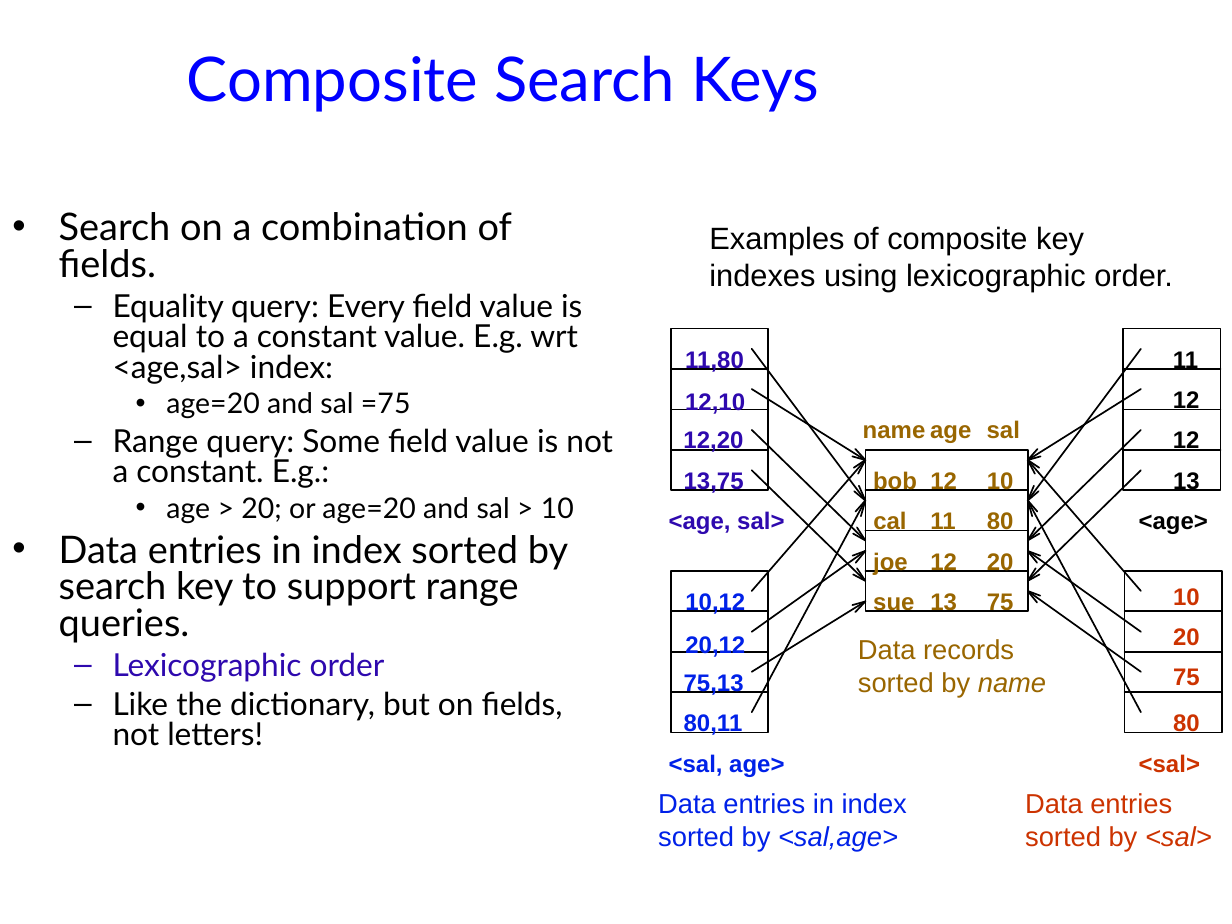
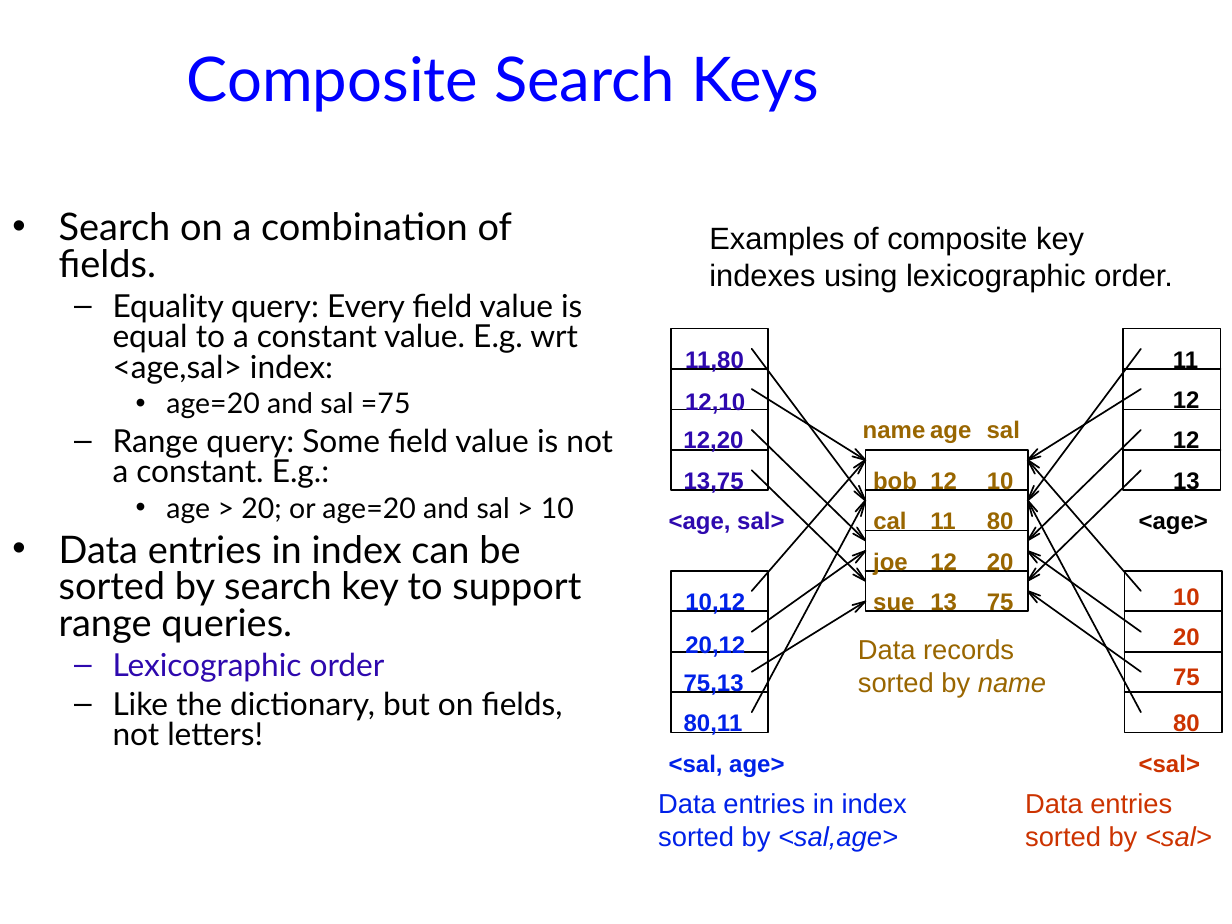
Before and after one commit to jhellerstein/cs186-09, a slide deck: slide 23 of lecs/05-FilesIndexes.ppt. Drawn at 1232x924 pixels with LibreOffice and Linux fonts; fonts in the diff are those of the drawing; background and template pictures are left out. Boxes give left, top, right and bottom in pixels: in the first picture for what was removed or moved away, otherwise in the second. Text is boxed around its words. In the diff, an @@ line names an element or a change of style, - is before the commit and + after.

```diff
--- a/lecs/05-FilesIndexes.ppt
+++ b/lecs/05-FilesIndexes.ppt
@@ text at (x1=59, y1=535, x2=581, y2=643): text changed @@
-• Data entries in index sorted by search key to support range queries.
+• Data entries in index can be sorted by search key to support range queries.
```
Also in this commit, not shown: 9 other slides changed, 1 other file.
